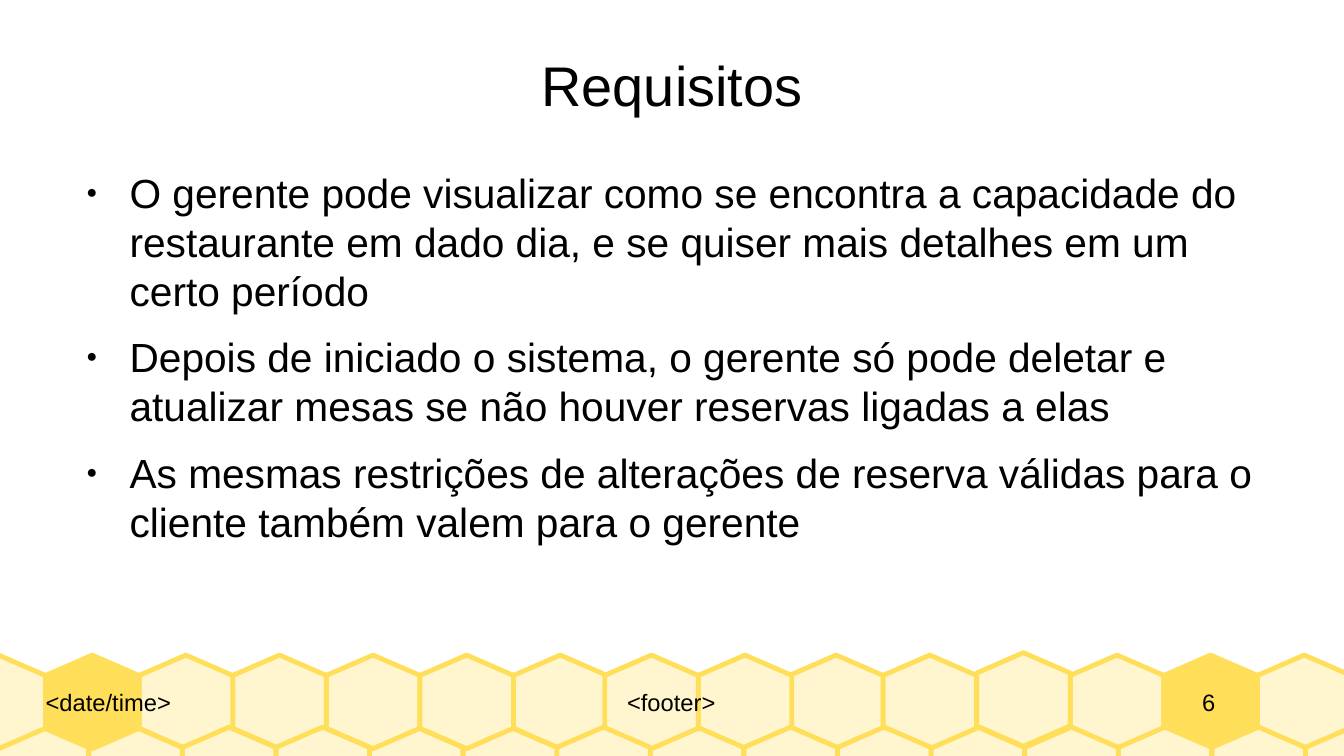
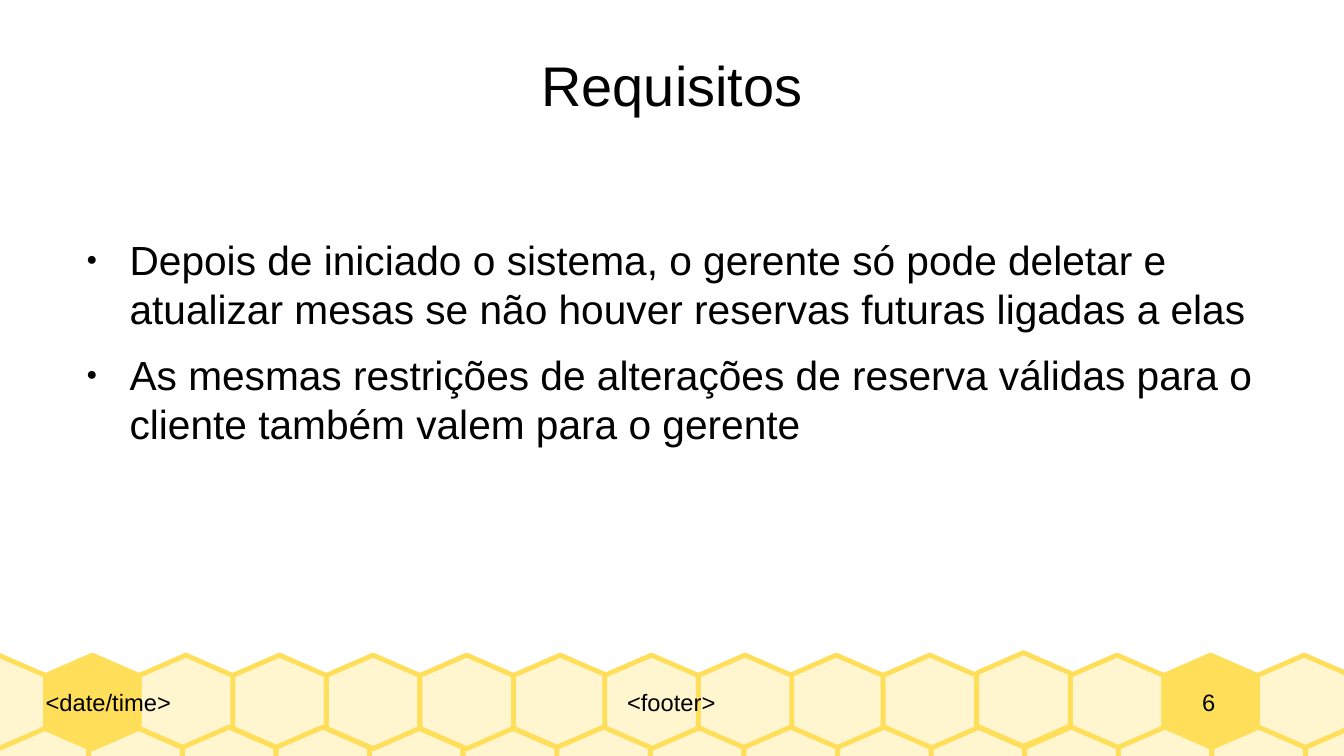
Before and after one commit to ghifreitas/institui-o-amiga, a slide deck: slide 6 of detalhamento.odp. Drawn at 1344x756 pixels with LibreOffice and Linux fonts; fonts in the diff are those of the drawing. Boxes give left, top, right and bottom in pixels: in the first picture for what was removed or moved away, otherwise in the second. Text is boxed around its words. In the diff, an @@ line names an element or a change of style, - is before the commit and + after.

```diff
--- a/detalhamento.odp
+++ b/detalhamento.odp
@@ text at box(130, 245, 1246, 331): text changed @@
-● O gerente pode visualizar como se encontra a capacidade do restaurante em dado dia, e se quiser mais detalhes em um certo período
-● Depois de iniciado o sistema, o gerente só pode deletar e atualizar mesas se não houver reservas ligadas a elas
+● Depois de iniciado o sistema, o gerente só pode deletar e atualizar mesas se não houver reservas futuras ligadas a elas
```
Also in this commit, not shown: 2 other slides changed, 16 other files.
